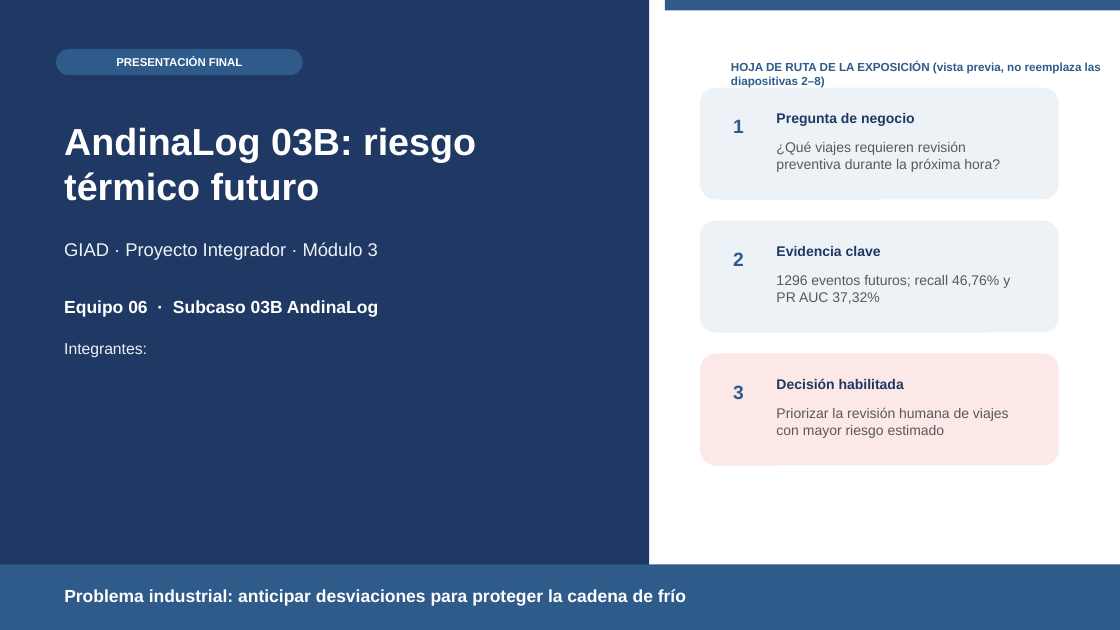
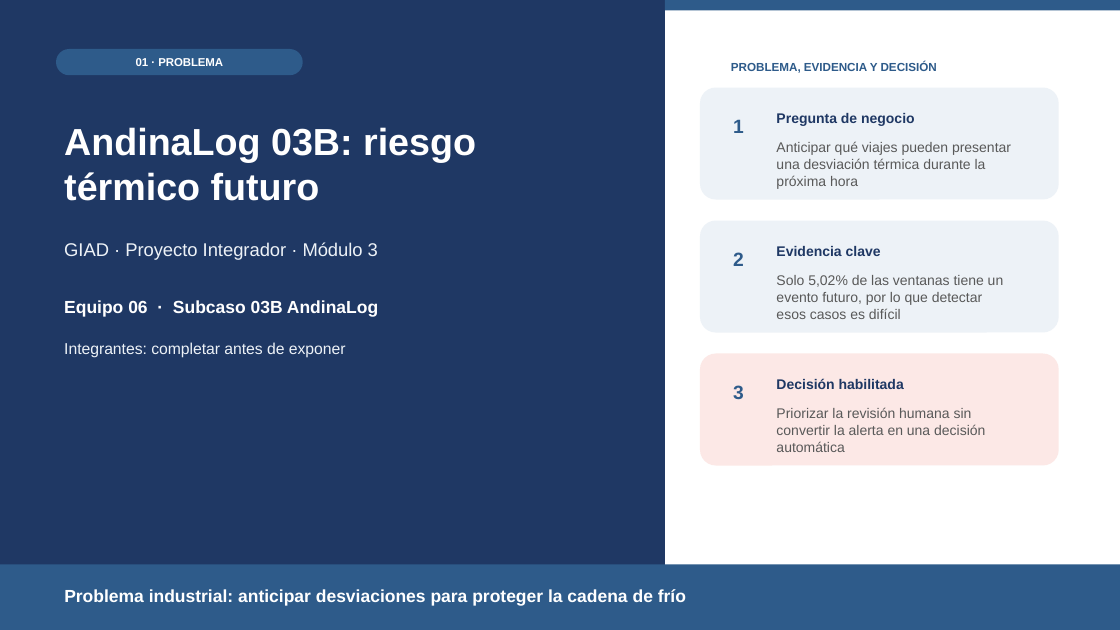
Before and after one commit to remrodri/practicasNotebookColab, a slide deck: slide 1 of proyecto-integradorV3/06-Documentacion/Presentacion_Final_AndinaLog_03B.pptx. Drawn at 1120x630 pixels with LibreOffice and Linux fonts; fonts in the diff are those of the drawing. Boxes give left, top, right and bottom in pixels: in the first picture for what was removed or moved away, otherwise in the second. Text is boxed around its words. In the diff, an @@ line names an element or a change of style, - is before the commit and + after.

```diff
--- a/proyecto-integradorV3/06-Documentacion/Presentacion_Final_AndinaLog_03B.pptx
+++ b/proyecto-integradorV3/06-Documentacion/Presentacion_Final_AndinaLog_03B.pptx
@@ rectangle: place and size @@
-rectangle at bbox=[0, 0, 649, 630]
+rectangle at bbox=[0, 0, 665, 630]
@@ text in rounded rectangle at bbox=[136, 58, 223, 66]: text changed @@
-PRESENTACIÓN FINAL
+01 · PROBLEMA
@@ text at bbox=[731, 62, 937, 73]: text changed @@
-HOJA DE RUTA DE LA EXPOSICIÓN (vista previa, no reemplaza las diapositivas 2–8)
+PROBLEMA, EVIDENCIA Y DECISIÓN
@@ text at bbox=[776, 141, 1011, 189]: text changed @@
-¿Qué viajes requieren revisión preventiva durante la próxima hora?
+Anticipar qué viajes pueden presentar una desviación térmica durante la próxima hora
@@ text at bbox=[776, 275, 1004, 319]: text changed @@
-1296 eventos futuros; recall 46,76% y PR AUC 37,32%
+Solo 5,02% de las ventanas tiene un evento futuro, por lo que detectar esos casos es difícil
@@ text at bbox=[64, 342, 346, 358]: text changed @@
-Integrantes:
+Integrantes: completar antes de exponer
@@ text at bbox=[776, 407, 985, 452]: text changed @@
-Priorizar la revisión humana de viajes con mayor riesgo estimado
+Priorizar la revisión humana sin convertir la alerta en una decisión automática
```
Also in this commit, not shown: 8 other slides changed, 1 slide added, 1 slide removed, 3 other files.
